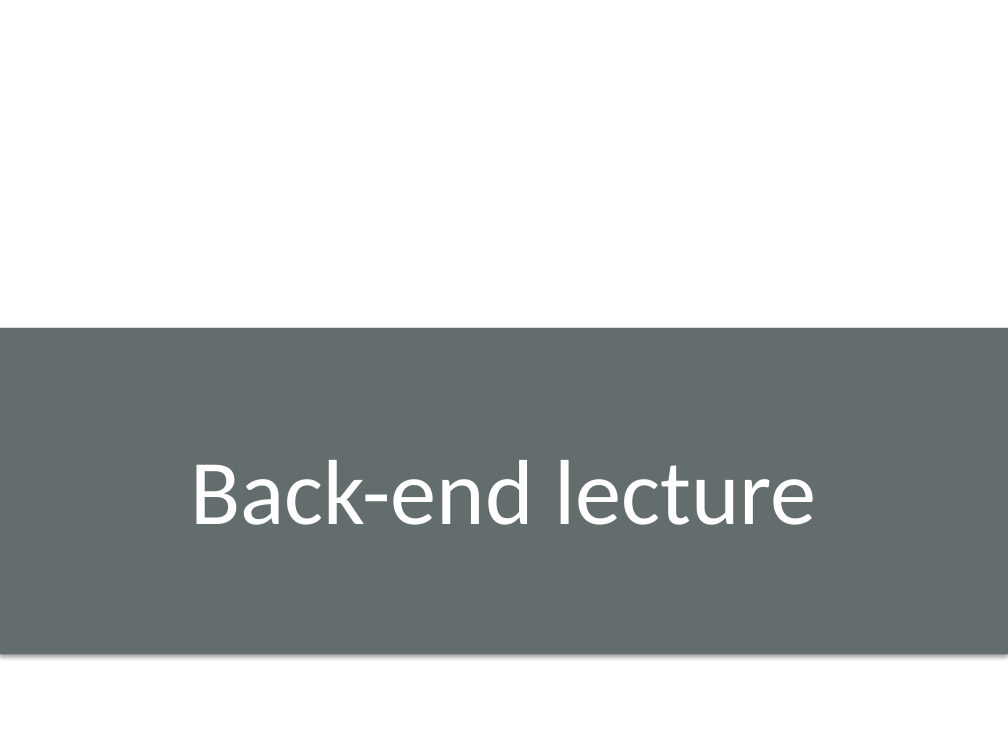
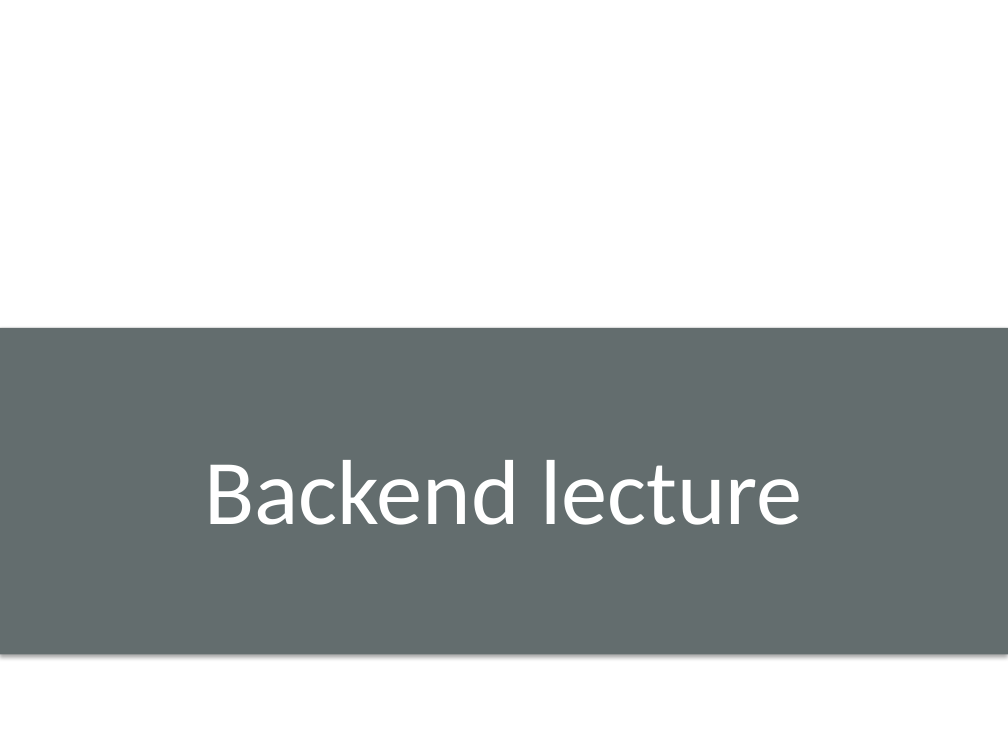
Before and after one commit to xiaohuiliugis/UCGIS-Fullstack-Geovisualization-Workshop, a slide deck: slide 40 of doc/presentation.pptx. Drawn at 1008x756 pixels with LibreOffice and Linux fonts; fonts in the diff are those of the drawing; background and template pictures are left out. Boxes give left, top, right and bottom in pixels: in the first picture for what was removed or moved away, otherwise in the second. Text is boxed around its words. In the diff, an @@ line names an element or a change of style, - is before the commit and + after.

```diff
--- a/doc/presentation.pptx
+++ b/doc/presentation.pptx
@@ text at box(204, 460, 803, 525): text changed @@
-Back-end lecture
+Backend lecture
```
Also in this commit, not shown: 12 other slides changed, 1 other file.
